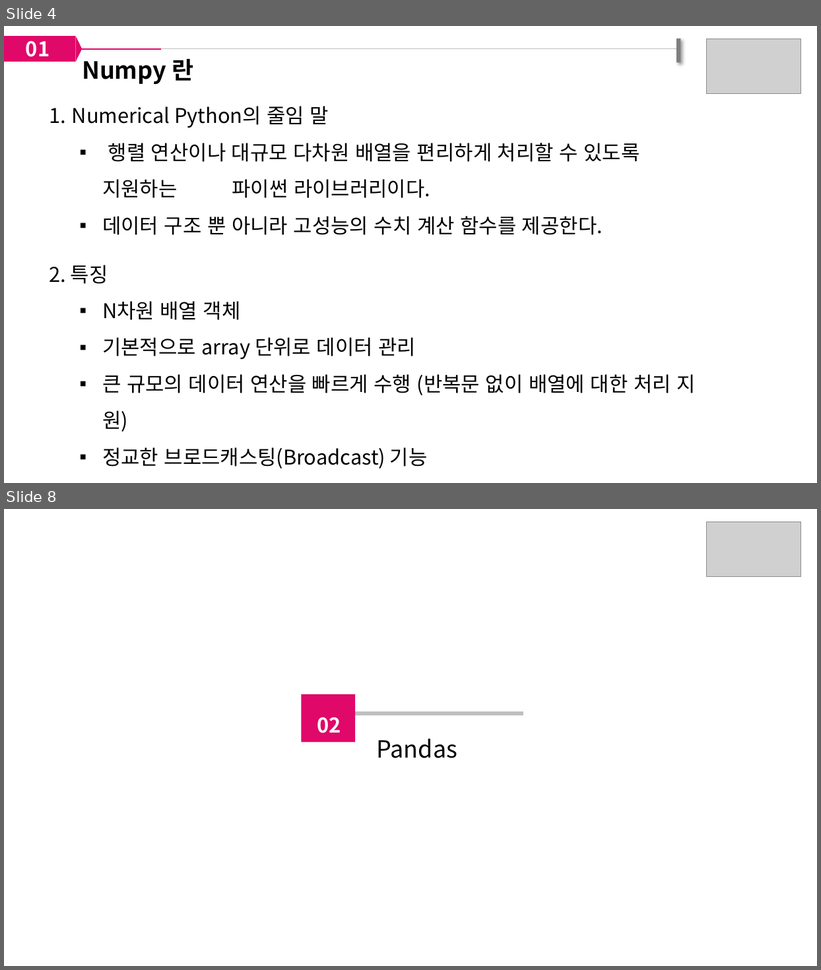
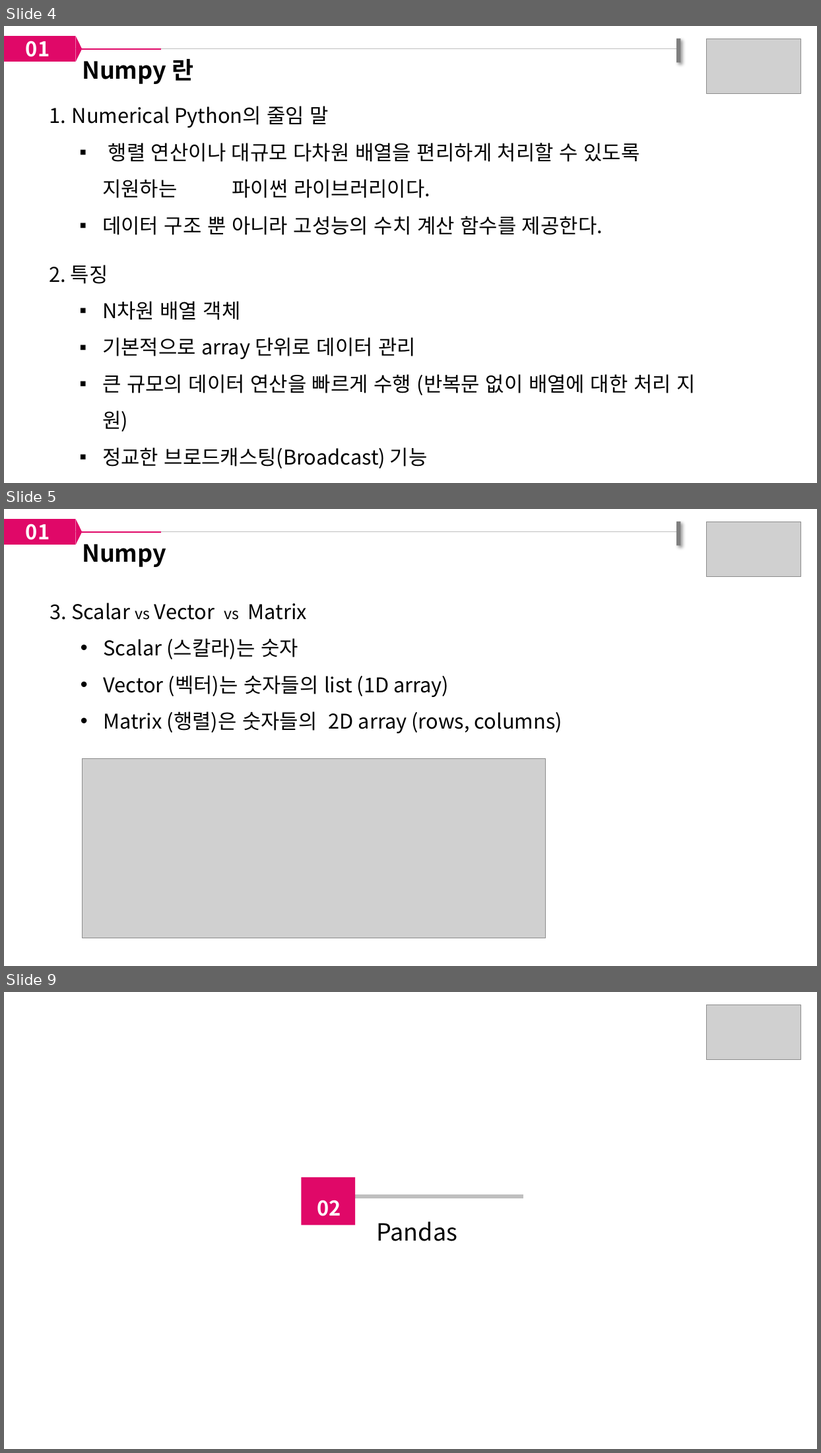
Before and after one commit to paullabkorea/tutorialproject, a slide deck: Data analysis/01. 1일차/numpy&pandas기초.pptx. Shown one above the other, each under a label of ours: slides 4 and 8 before the commit, slides 4, 5 and 9 after it; the slides between them are not shown. The pictures are 821x970 and 821x1453 pixels, drawn with LibreOffice and Linux fonts; fonts in the diff are those of the drawing; grey boxes stand for pictures. Boxes give left, top, right and bottom in pixels: in the first picture for what was removed or moved away, otherwise in the second. Text is boxed around its words. In the diff, an @@ line names an element or a change of style, - is before the commit and + after.

```diff
--- a/Data analysis/01. 1일차/numpy&pandas기초.pptx
+++ b/Data analysis/01. 1일차/numpy&pandas기초.pptx
@@ slide 5 added at [4,509,817,966], background #FFFFFF @@
@@ rectangle added at [4,519,75,545], fill #E00868 @@
@@ text added at [26,524,50,545], 24 pt, text #FFFFFF, bold @@
+01
@@ triangle added at [76,519,82,545], fill #E00868 @@
@@ rectangle added at [677,522,681,545], fill #7F7F7F @@
@@ picture added at [707,522,801,577] @@
@@ line added from (32, 532) to (677, 532), #BFBFBF 1 pt @@
@@ line added from (79, 532) to (161, 532), #E00868 1 pt @@
@@ text added at [82,544,166,567], 28 pt, text #000000, bold @@
+Numpy
@@ text added at [50,603,562,733], 24 pt, text #000000 @@
+3. Scalar vs Vector vs Matrix
+  • Scalar (스칼라)는 숫자
+  • Vector (벡터)는 숫자들의 list (1D array)
+  • Matrix (행렬)은 숫자들의 2D array (rows, columns)
@@ picture added at [82,759,546,939] @@
@@ what was slide 8 is now slide 9 @@
```
Also in this commit, not shown: 4 slides changed.
